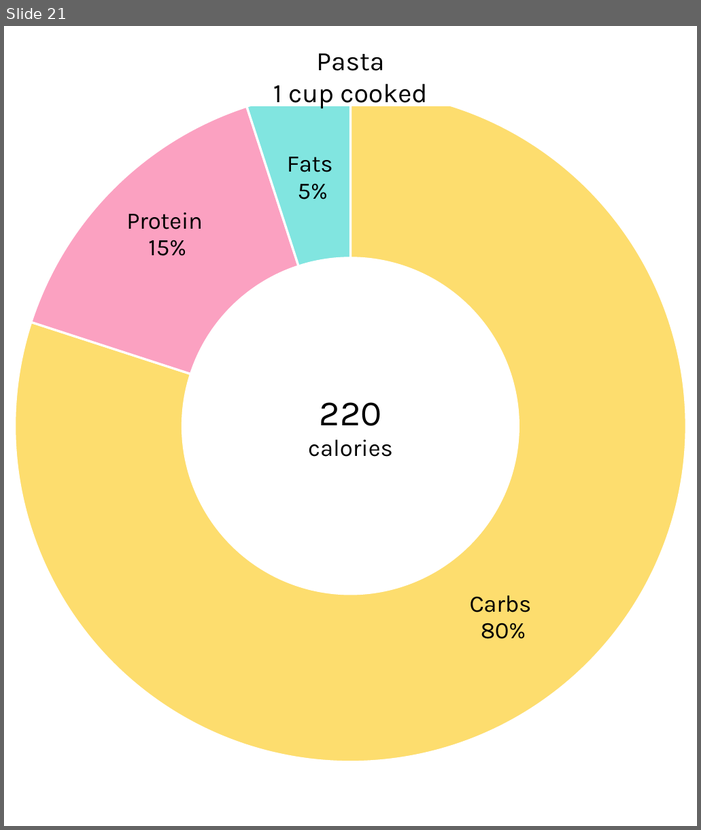
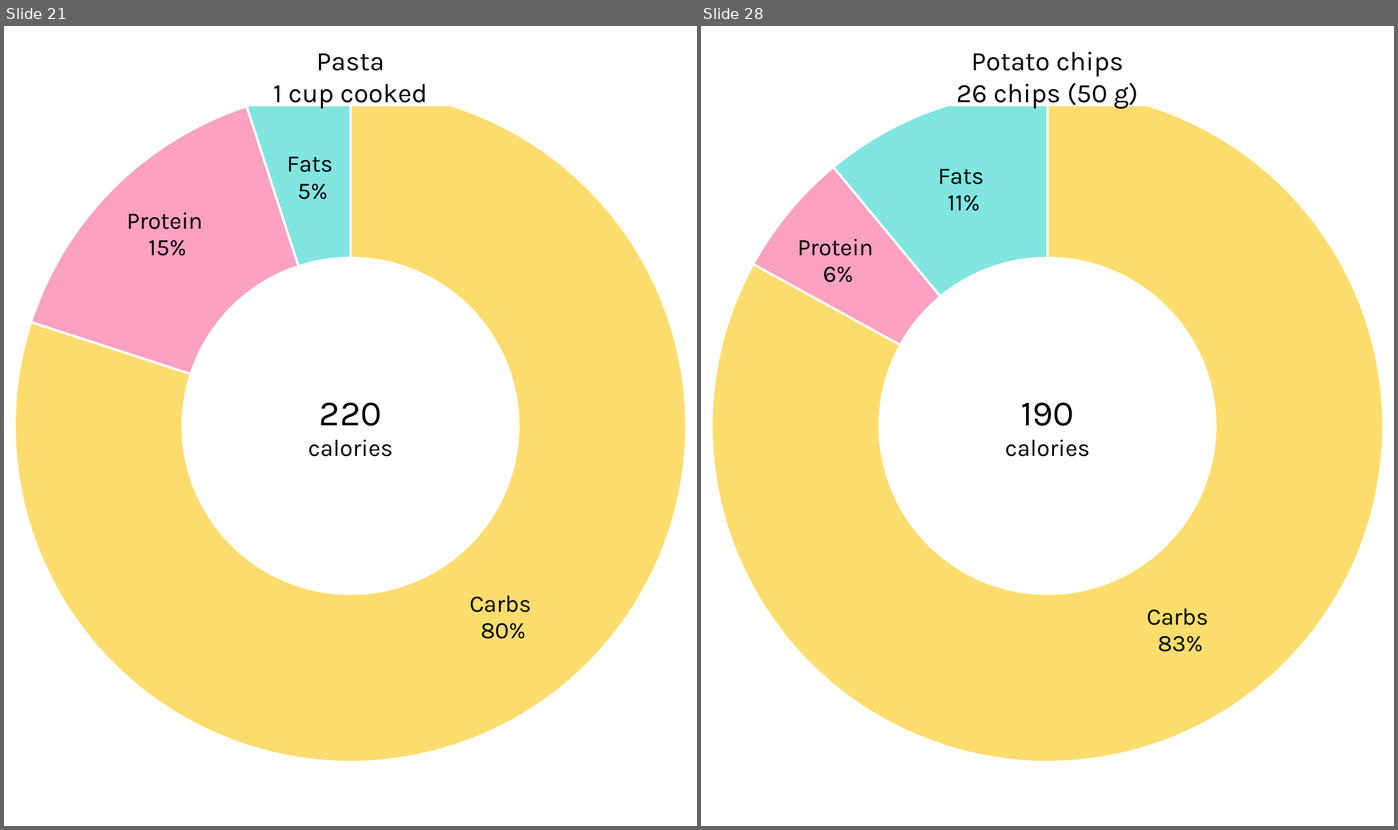
Before and after one commit to nicetats/macromania, a slide deck: Images/NutritionLabels/FoodTrackerPercentages.pptx. Shown side by side, each under a label of ours: slide 21 before the commit, slides 21 and 28 after it; the slides between them are not shown. The pictures are 701x830 and 1398x830 pixels, drawn with LibreOffice and Linux fonts; fonts in the diff are those of the drawing. Boxes give left, top, right and bottom in pixels: in the first picture for what was removed or moved away, otherwise in the second. Text is boxed around its words. In the diff, an @@ line names an element or a change of style, - is before the commit and + after.

```diff
--- a/Images/NutritionLabels/FoodTrackerPercentages.pptx
+++ b/Images/NutritionLabels/FoodTrackerPercentages.pptx
@@ slide 28 added at box(701, 26, 1394, 826), background #FFFFFF @@
@@ doughnut chart added at box(701, 26, 1394, 826) @@
+categories: Carbs, Protein, Fats
+Series 1: 0.83, 0.06, 0.11
@@ rectangle added at box(861, 46, 1234, 105), fill #FFFFFF, outline #FFFFFF 1 pt, 18 pt, text #000000 @@
+Potato chips
+26 chips (50 g)
@@ text added at box(1005, 402, 1090, 456), 16 pt, text #000000 @@
+190
+calories
```
Also in this commit, not shown: 8 other slides added, 19 other files.
